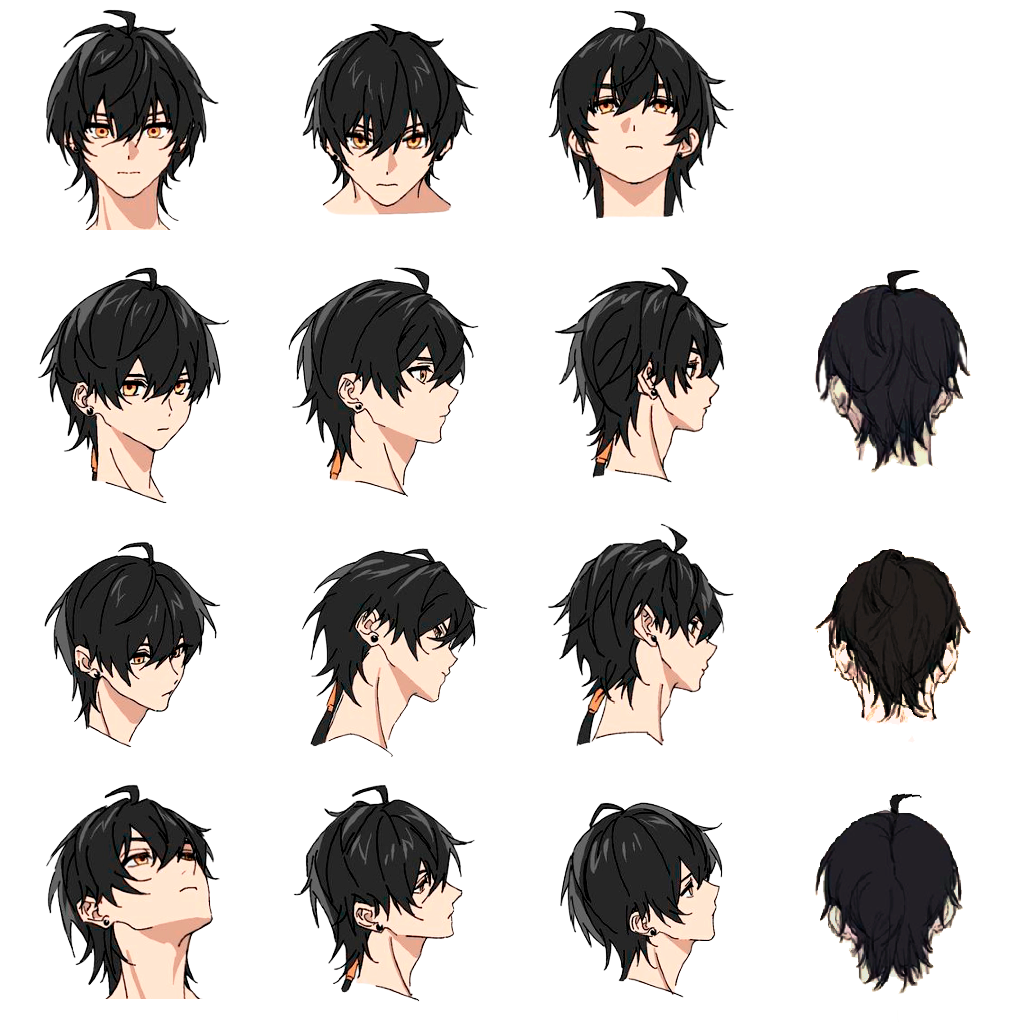
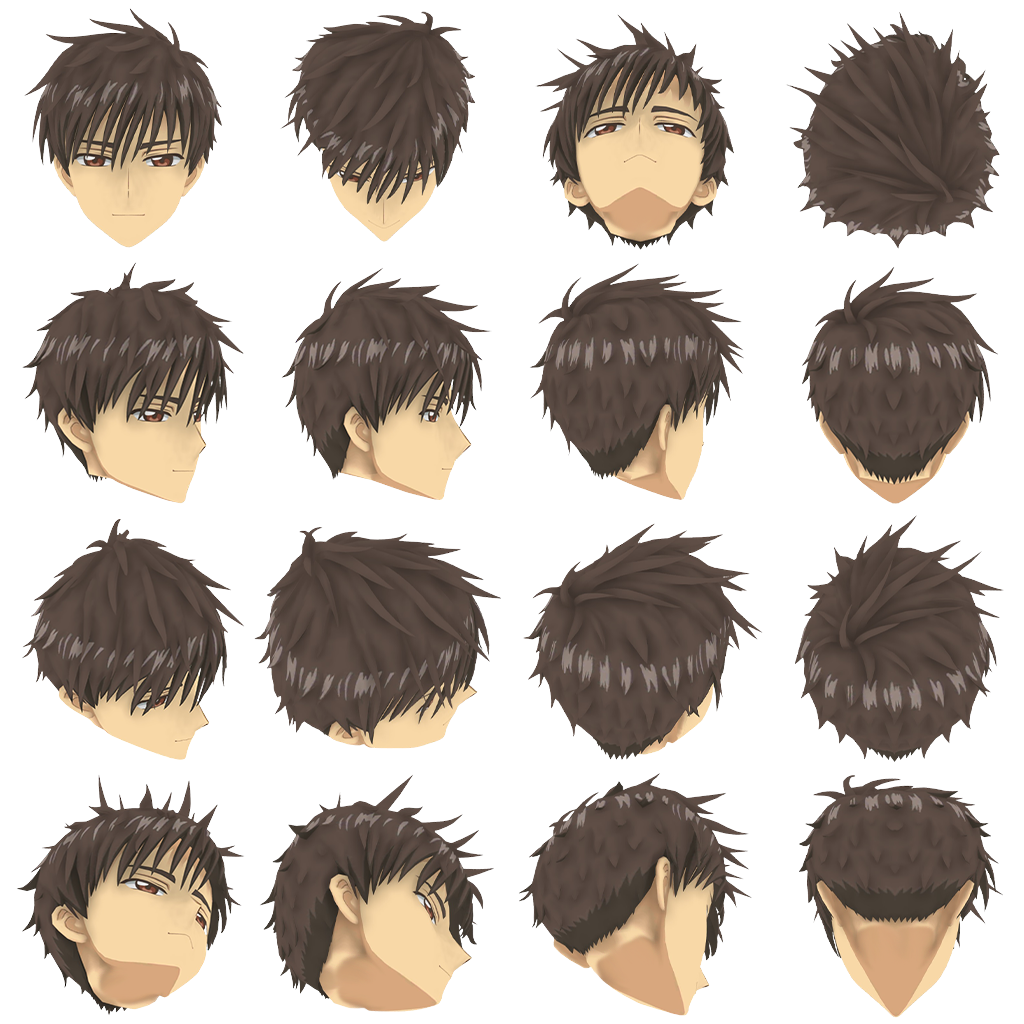
Comparing the layer stacks of the two (1024, 1024) images. Changes:
added group "Grupo 3" with 16 layers above "Grupo 2" over [16, 8, 1004, 1018]
added layer "01" in group "Grupo 3" over [280, 11, 476, 242]
added layer "00" in group "Grupo 3" over [24, 8, 222, 248]
added layer "02" in group "Grupo 3" over [535, 14, 734, 250]
added layer "03" in group "Grupo 3" over [786, 12, 1000, 249]
added layer "04" in group "Grupo 3" over [22, 262, 244, 504]
added layer "05" in group "Grupo 3" over [281, 267, 492, 500]
added layer "06" in group "Grupo 3" over [529, 263, 744, 500]
added layer "07" in group "Grupo 3" over [802, 267, 998, 504]
added layer "08" in group "Grupo 3" over [22, 519, 245, 760]
added layer "09" in group "Grupo 3" over [254, 527, 501, 749]
added layer "10" in group "Grupo 3" over [523, 523, 763, 760]
added layer "11" in group "Grupo 3" over [795, 515, 1004, 762]
added layer "12" in group "Grupo 3" over [16, 774, 245, 1015]
added layer "13" in group "Grupo 3" over [259, 774, 494, 1012]
added layer "14" in group "Grupo 3" over [518, 773, 752, 1016]
added layer "15" in group "Grupo 3" over [799, 775, 1003, 1018]
hid group "Grupo 2" (15 layers) over [36, 9, 972, 1022]